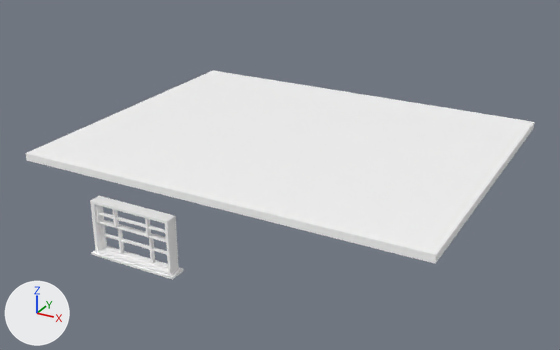
A saved change to the glTF model public/assets/models/APARTMENT/largeWindow.gltf.
Both versions are drawn from a camera (50 mm lens) standing at (235.0, -448.0, 291.0) and looking at (-8.0, -5.0, 70.0). Lighting does not change. The marker at lower left points along +X, +Y and +Z. Where no turn or scale is listed for an object, it has been applied to the vertices.

The first picture shows 'balconyBase_geo1', 'frame_wondow', 'lower_panel_window', 'upper_panel_window'.
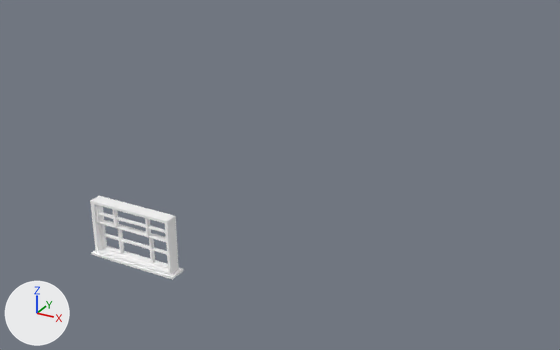
Where the change shows, as pixel boxes [x1, y1, x2, y2] in the pictures (560 x 350 px):
'balconyBase_geo1', deleted
    before: [25, 71, 534, 264]

What changed in the scene script:
```text
Remove ob_balconybase_geo1:
    ob_balconybase_geo1 = bpy.data.objects.new('balconyBase_geo1', me_balconybase_geo1shape)
    ob_balconybase_geo1.location = (0.0, 0.0, 0.0)
```
